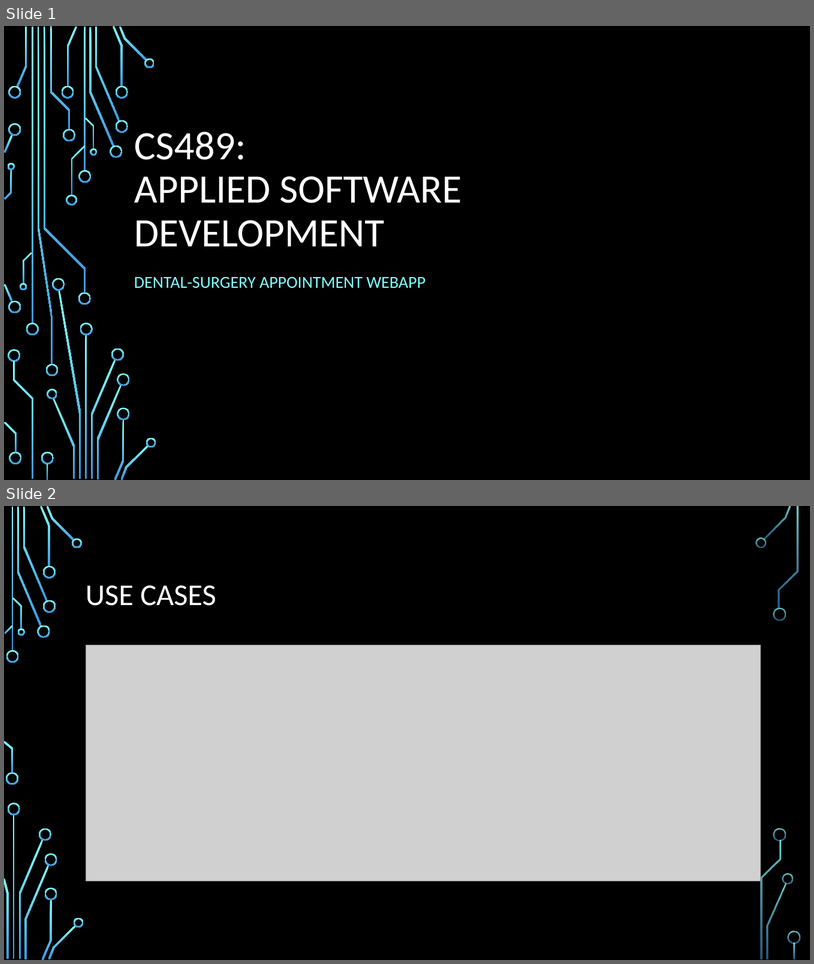
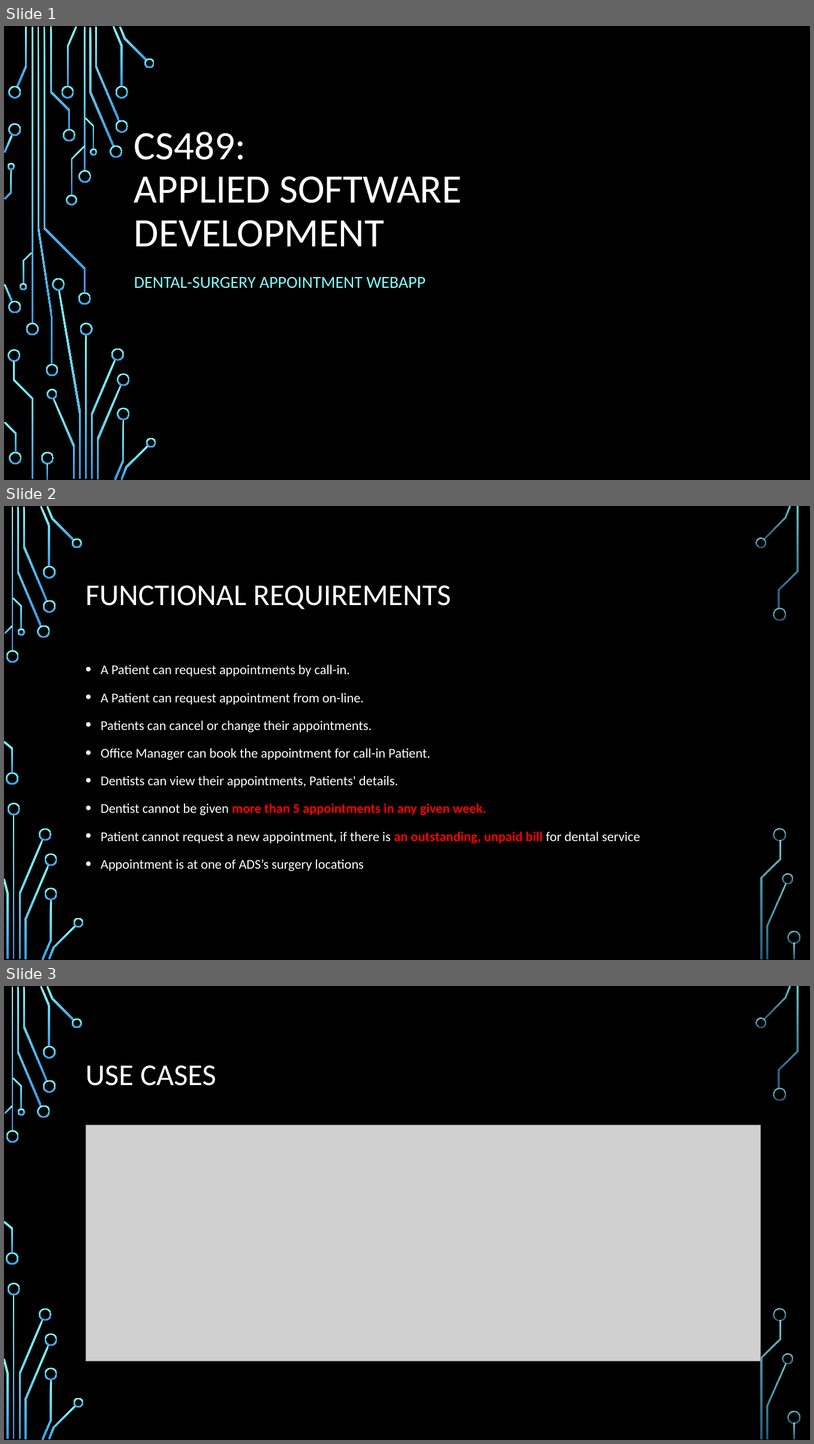
Before and after one commit to myommt/CS489_courseproject, a slide deck: DentalSurgeryApp.pptx. Shown one above the other, each under a label of ours: slides 1 and 2 before the commit, slides 1, 2 and 3 after it. The pictures are 814x964 and 814x1444 pixels, drawn with LibreOffice and Linux fonts; fonts in the diff are those of the drawing; grey boxes stand for pictures; background and template pictures are left out. Boxes give left, top, right and bottom in pixels: in the first picture for what was removed or moved away, otherwise in the second. Text is boxed around its words. In the diff, an @@ line names an element or a change of style, - is before the commit and + after.

```diff
--- a/DentalSurgeryApp.pptx
+++ b/DentalSurgeryApp.pptx
@@ slide 2 added at (x1=4, y1=506, x2=810, y2=960), background picture (left out); not listed: 36 template elements that a slide beside it also shows @@
@@ title added at (x1=86, y1=585, x2=451, y2=609), 36 pt, text #FFFFFF @@
+FUNCTIONAL REQUIREMENTS
@@ text added at (x1=101, y1=664, x2=641, y2=871), 16 pt, text #FFFFFF @@
+• A Patient can request appointments by call-in.
+• A Patient can request appointment from on-line.
+• Patients can cancel or change their appointments.
+• Office Manager can book the appointment for call-in Patient.
+• Dentists can view their appointments, Patients' details.
+• Dentist cannot be given more than 5 appointments in any given week.
+• Patient cannot request a new appointment, if there is an outstanding, unpaid bill for dental service
+• Appointment is at one of ADS’s surgery locations
@@ what was slide 2 is now slide 3 @@
```
Also in this commit, not shown: 1 slide changed, 3 other files.
